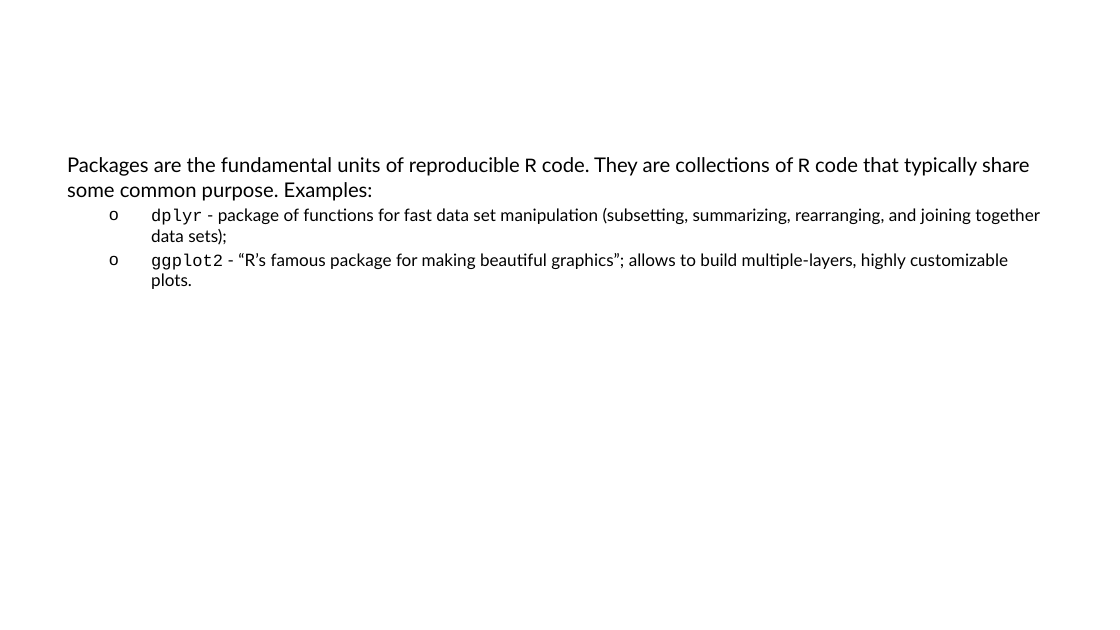
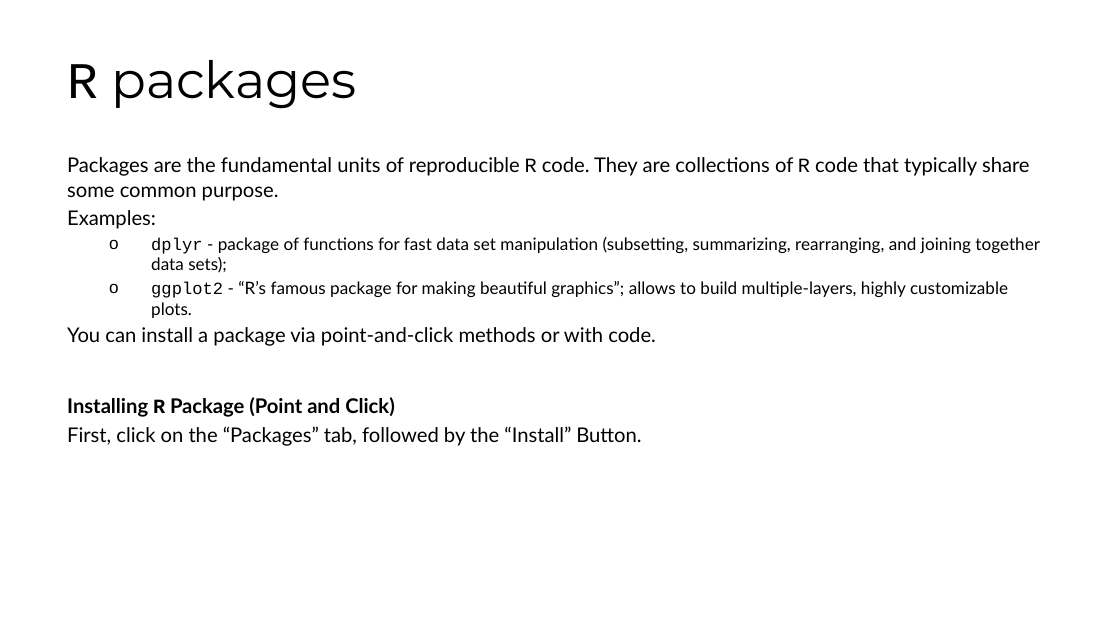
Before and after one commit to fhdsl/DaSEH, a slide deck: slide 11 of modules/Setup/Setup.pptx (slide 19 before the commit). Drawn at 1120x630 pixels with LibreOffice and Linux fonts; fonts in the diff are those of the drawing. Boxes give left, top, right and bottom in pixels: in the first picture for what was removed or moved away, otherwise in the second. Text is boxed around its words. In the diff, an @@ line names an element or a change of style, - is before the commit and + after.

```diff
--- a/modules/Setup/Setup.pptx
+++ b/modules/Setup/Setup.pptx
@@ title added at (67,60,356,109), 33 pt, text #000000 @@
+R packages
@@ text at (67,157,1030,229): text changed @@
-Packages are the fundamental units of reproducible R code. They are collections of R code that typically share some common purpose. Examples:
+Packages are the fundamental units of reproducible R code. They are collections of R code that typically share some common purpose.
+Examples:
@@ text at (67,327,656,446): paragraphs added @@
+You can install a package via point-and-click methods or with code.
+Installing R Package (Point and Click)
+First, click on the “Packages” tab, followed by the “Install” Button.
```
Also in this commit, not shown: 7 other slides changed, 10 slides added, 10 slides removed, 8 other files.
